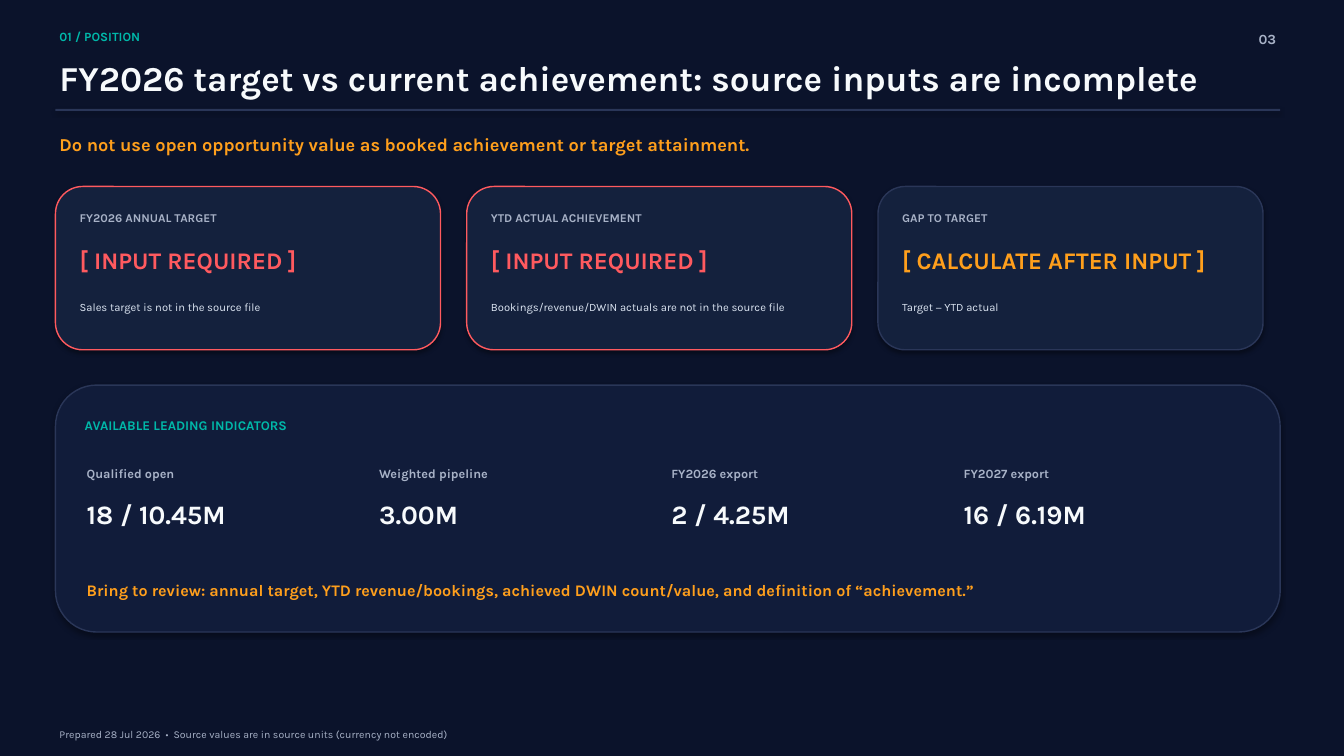
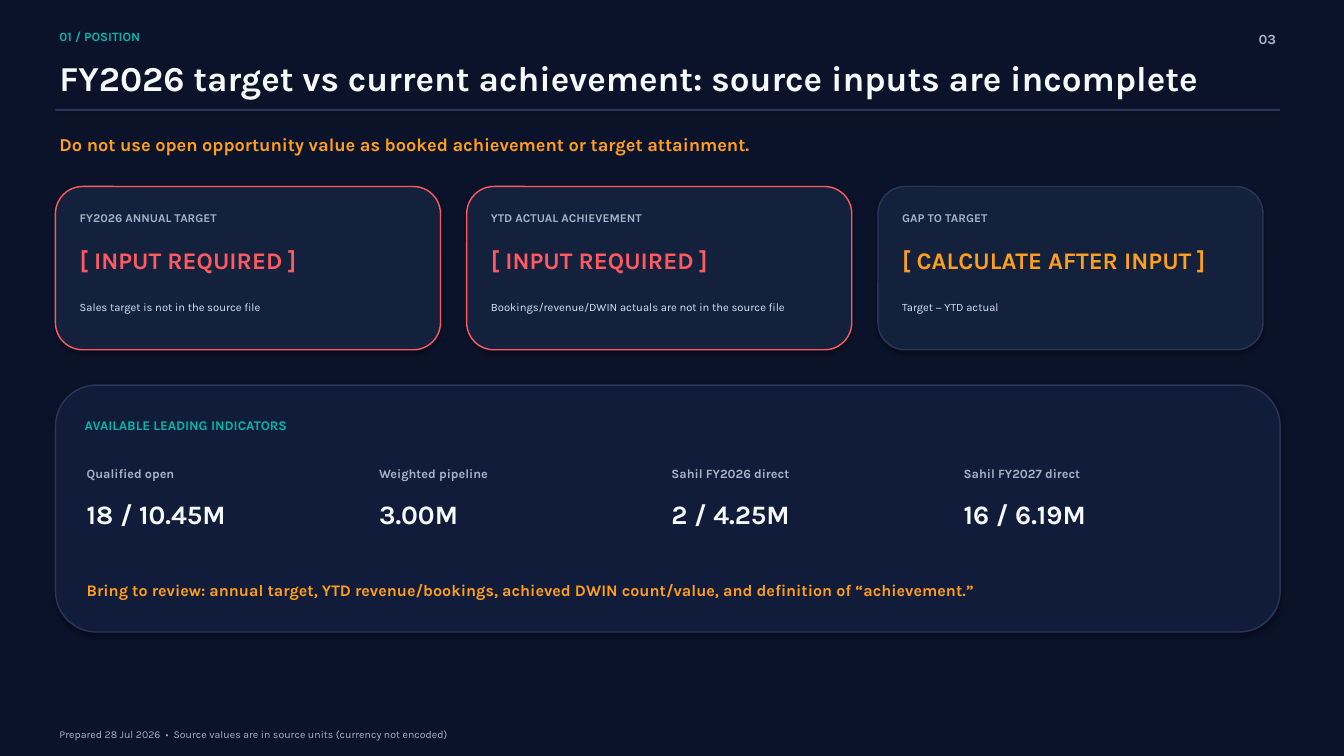
Before and after one commit to sahilpat28/Cursor_Sahil, a slide deck: slide 3 of qbr/output/Sahil_QBR_2026-07-29.pptx. Drawn at 1344x756 pixels with LibreOffice and Linux fonts; fonts in the diff are those of the drawing. Boxes give left, top, right and bottom in pixels: in the first picture for what was removed or moved away, otherwise in the second. Text is boxed around its words. In the diff, an @@ line names an element or a change of style, - is before the commit and + after.

```diff
--- a/qbr/output/Sahil_QBR_2026-07-29.pptx
+++ b/qbr/output/Sahil_QBR_2026-07-29.pptx
@@ text at [671,469,789,478]: text changed @@
-FY2026 export
+Sahil FY2026 direct
@@ text at [964,469,1080,478]: text changed @@
-FY2027 export
+Sahil FY2027 direct
```
Also in this commit, not shown: 2 other slides changed, 3 other files.
